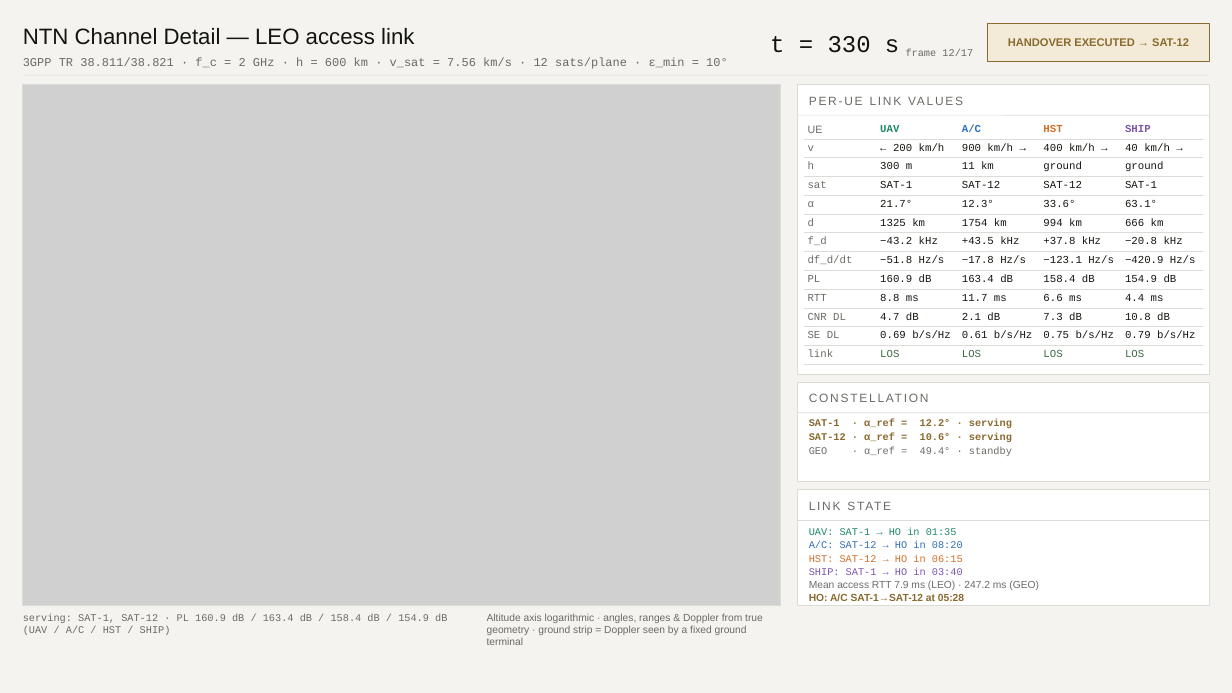
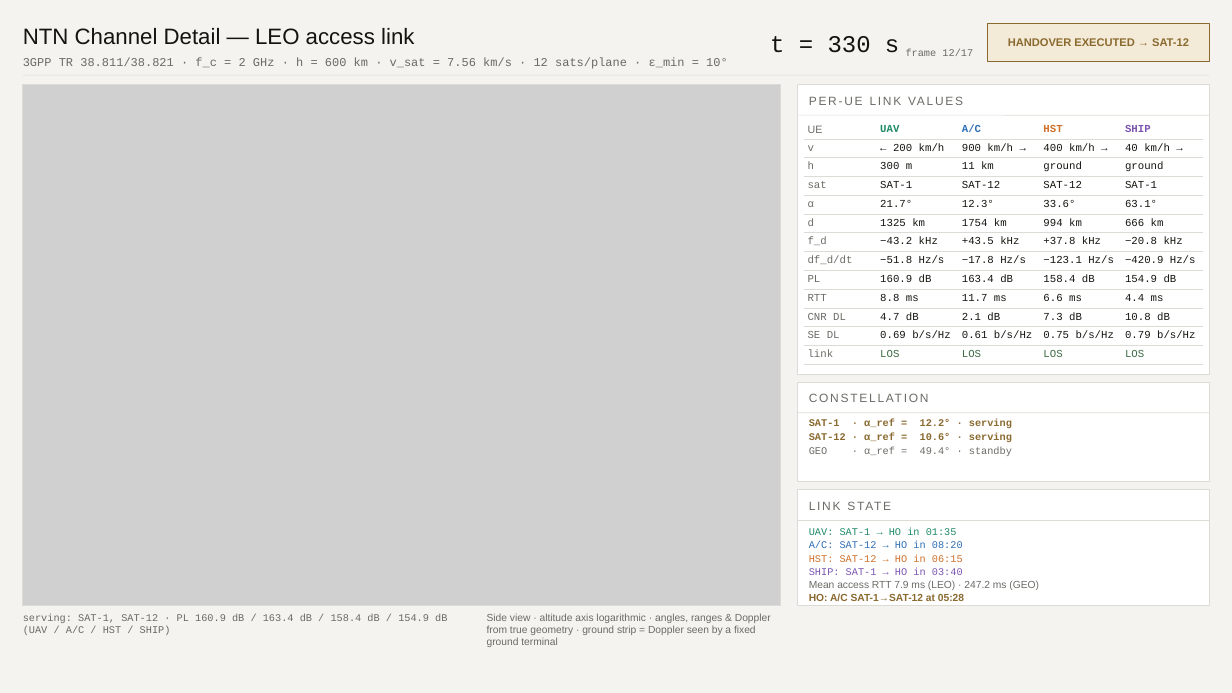
Before and after one commit to SenanurDemirci/github-slideshow, a slide deck: slide 12 of sim/slides/NTN_Simulation_LEO_GEO.pptx. Drawn at 1232x693 pixels with LibreOffice and Linux fonts; fonts in the diff are those of the drawing; grey boxes stand for pictures. Boxes give left, top, right and bottom in pixels: in the first picture for what was removed or moved away, otherwise in the second. Text is boxed around its words. In the diff, an @@ line names an element or a change of style, - is before the commit and + after.

```diff
--- a/sim/slides/NTN_Simulation_LEO_GEO.pptx
+++ b/sim/slides/NTN_Simulation_LEO_GEO.pptx
@@ text at <box>487,613,771,647</box>: text changed @@
-Altitude axis logarithmic · angles, ranges & Doppler from true geometry · ground strip = Doppler seen by a fixed ground terminal
+Side view · altitude axis logarithmic · angles, ranges & Doppler from true geometry · ground strip = Doppler seen by a fixed ground terminal
```
Also in this commit, not shown: 17 other slides changed, 1 slide added, 3 other files.
